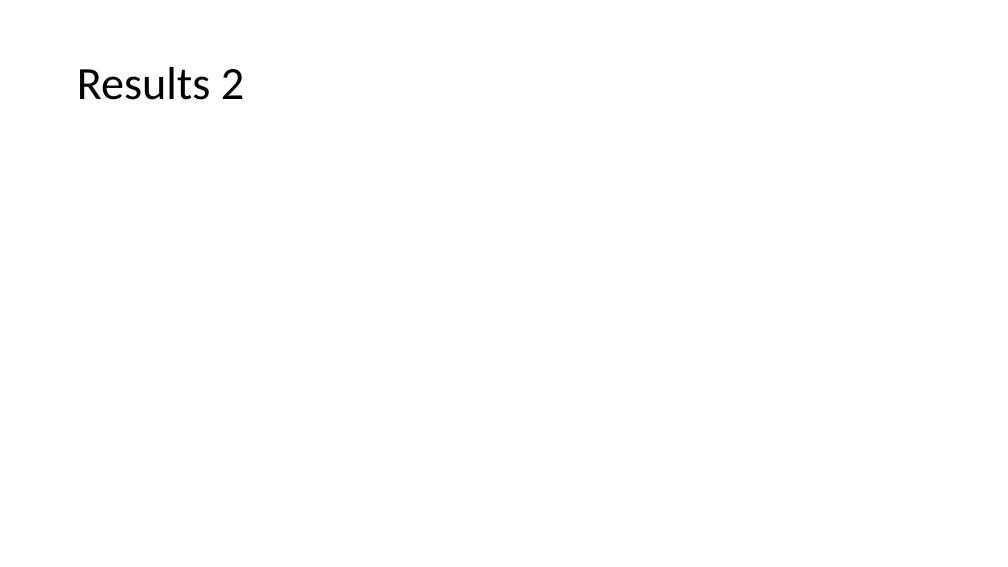
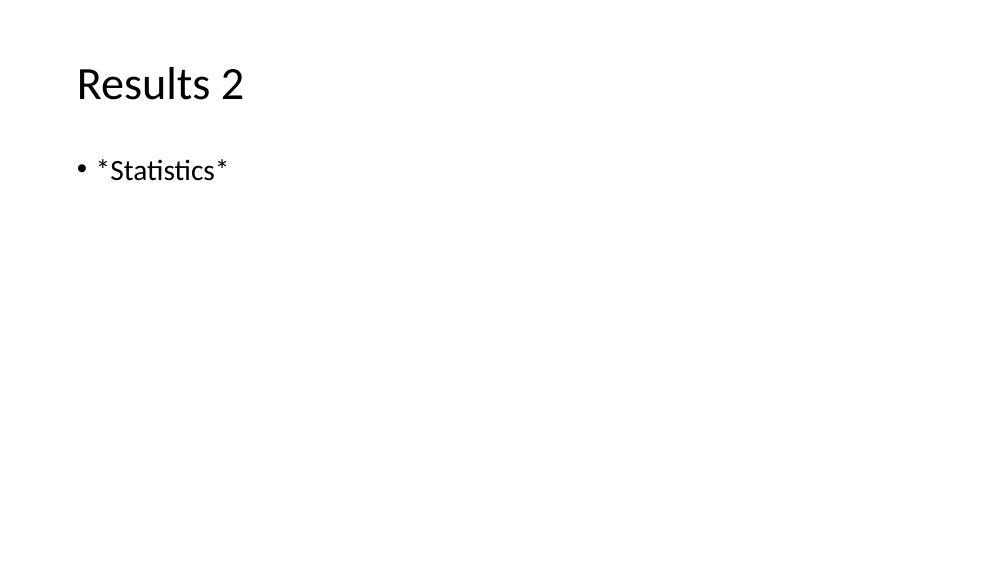
Before and after one commit to dmorin98/MRI-Research---Flow-Measurements-with-Low-Field, a slide deck: slide 12 of AUPAC/MR.pptx. Drawn at 1008x567 pixels with LibreOffice and Linux fonts; fonts in the diff are those of the drawing; background and template pictures are left out. Boxes give left, top, right and bottom in pixels: in the first picture for what was removed or moved away, otherwise in the second. Text is boxed around its words. In the diff, an @@ line names an element or a change of style, - is before the commit and + after.

```diff
--- a/AUPAC/MR.pptx
+++ b/AUPAC/MR.pptx
@@ text added at [96,159,230,181], 28 pt, text #000000 @@
+• *Statistics*
```
Also in this commit, not shown: 17 other files.
